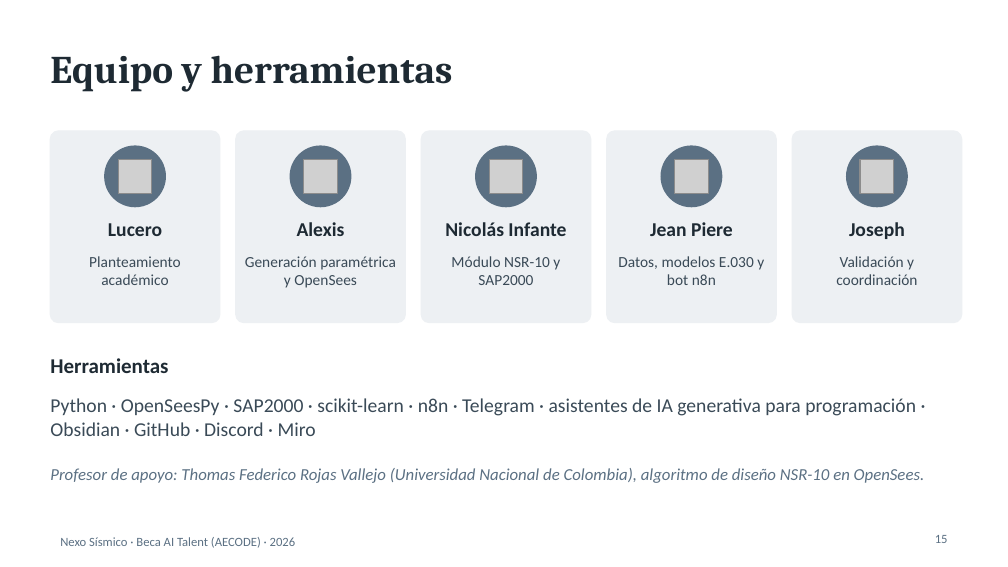
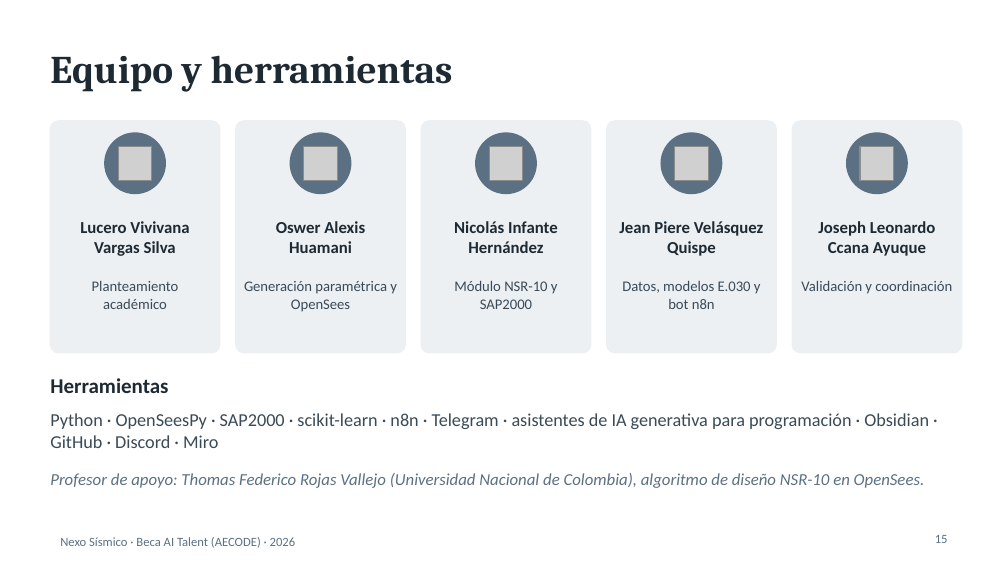
Before and after one commit to nexo-sismico/Nexo_simico_colab, a slide deck: slide 15 of 04 Entregables/Presentacion/Presentacion_Nexo_Sismico.pptx. Drawn at 1008x567 pixels with LibreOffice and Linux fonts; fonts in the diff are those of the drawing; grey boxes stand for pictures. Boxes give left, top, right and bottom in pixels: in the first picture for what was removed or moved away, otherwise in the second. Text is boxed around its words. In the diff, an @@ line names an element or a change of style, - is before the commit and + after.

```diff
--- a/04 Entregables/Presentacion/Presentacion_Nexo_Sismico.pptx
+++ b/04 Entregables/Presentacion/Presentacion_Nexo_Sismico.pptx
@@ rounded rectangle: place and size @@
-rounded rectangle at box(50, 131, 220, 323)
+rounded rectangle at box(50, 121, 220, 353)
@@ rounded rectangle: place and size @@
-rounded rectangle at box(236, 131, 405, 323)
+rounded rectangle at box(236, 121, 405, 353)
@@ rounded rectangle: place and size @@
-rounded rectangle at box(421, 131, 591, 323)
+rounded rectangle at box(421, 121, 591, 353)
@@ rounded rectangle: place and size @@
-rounded rectangle at box(607, 131, 776, 323)
+rounded rectangle at box(607, 121, 776, 353)
@@ rounded rectangle: place and size @@
-rounded rectangle at box(792, 131, 962, 323)
+rounded rectangle at box(792, 121, 962, 353)
@@ 5 pictures, 5 ellipses: place and size @@
-5 pictures, 5 ellipses at box(105, 146, 907, 207)
+5 pictures, 5 ellipses at box(105, 133, 907, 194)
@@ vertical alignment top to middle in 5 elements at box(454, 221, 558, 253), box(619, 221, 764, 256), box(276, 221, 365, 253), box(80, 221, 189, 256), box(818, 221, 936, 256) @@
@@ text at box(80, 221, 189, 256): text changed; size 14 to 12 pt @@
-Lucero
+Lucero Vivivana Vargas Silva
@@ text at box(276, 221, 365, 253): text changed; size 14 to 12 pt @@
-Alexis
+Oswer Alexis Huamani
@@ text at box(454, 221, 558, 253): text changed; size 14 to 12 pt @@
-Nicolás Infante
+Nicolás Infante Hernández
@@ text at box(619, 221, 764, 256): text changed; size 14 to 12 pt @@
-Jean Piere
+Jean Piere Velásquez Quispe
@@ text at box(818, 221, 936, 256): text changed; size 14 to 12 pt @@
-Joseph
+Joseph Leonardo Ccana Ayuque
@@ 5 texts: place and size @@
-5 texts at box(89, 256, 917, 288)
+5 texts at box(92, 281, 952, 312)
@@ size 11 to 10.5 pt in 5 elements at box(92, 281, 179, 309), box(244, 281, 397, 312), box(454, 281, 558, 309), box(622, 281, 761, 309), box(801, 281, 952, 294) @@
@@ text "Herramientas": place and size @@
-text "Herramientas" at box(50, 358, 168, 373)
+text "Herramientas" at box(50, 378, 168, 393)
@@ text "Python · OpenSeesPy · SAP2000 ...": place and size @@
-text "Python · OpenSeesPy · SAP2000 ..." at box(50, 398, 916, 436)
+text "Python · OpenSeesPy · SAP2000 ..." at box(50, 413, 929, 448)
@@ text "Python · OpenSeesPy · SAP2000 ..." at box(50, 413, 929, 448): size 14 to 13 pt @@
@@ text "Profesor de apoyo: Thomas Federico ...": place and size @@
-text "Profesor de apoyo: Thomas Federico ..." at box(50, 468, 925, 483)
+text "Profesor de apoyo: Thomas Federico ..." at box(50, 473, 925, 488)
```
Also in this commit, not shown: 1 other slide changed, 34 other files.
